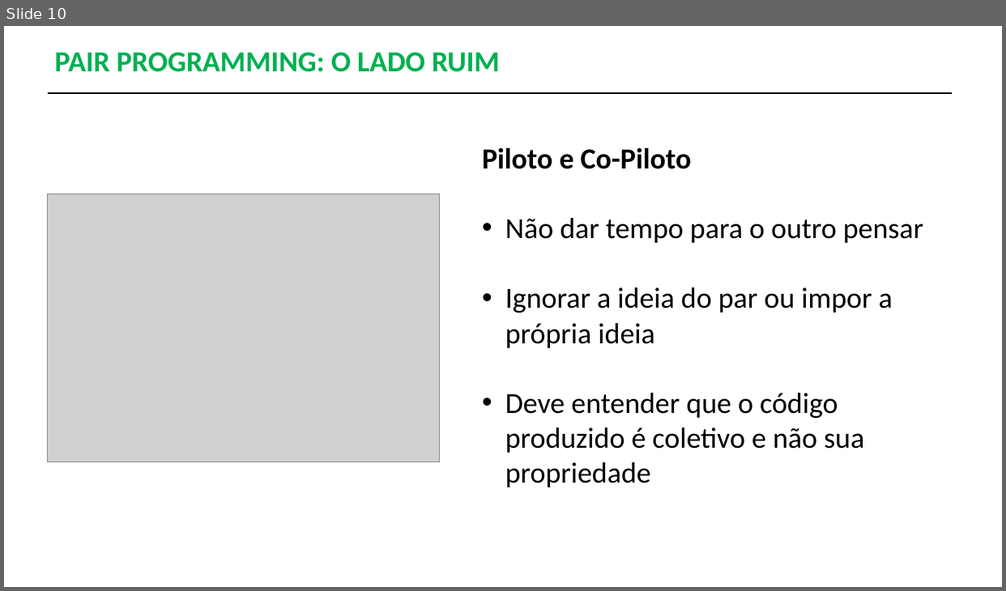
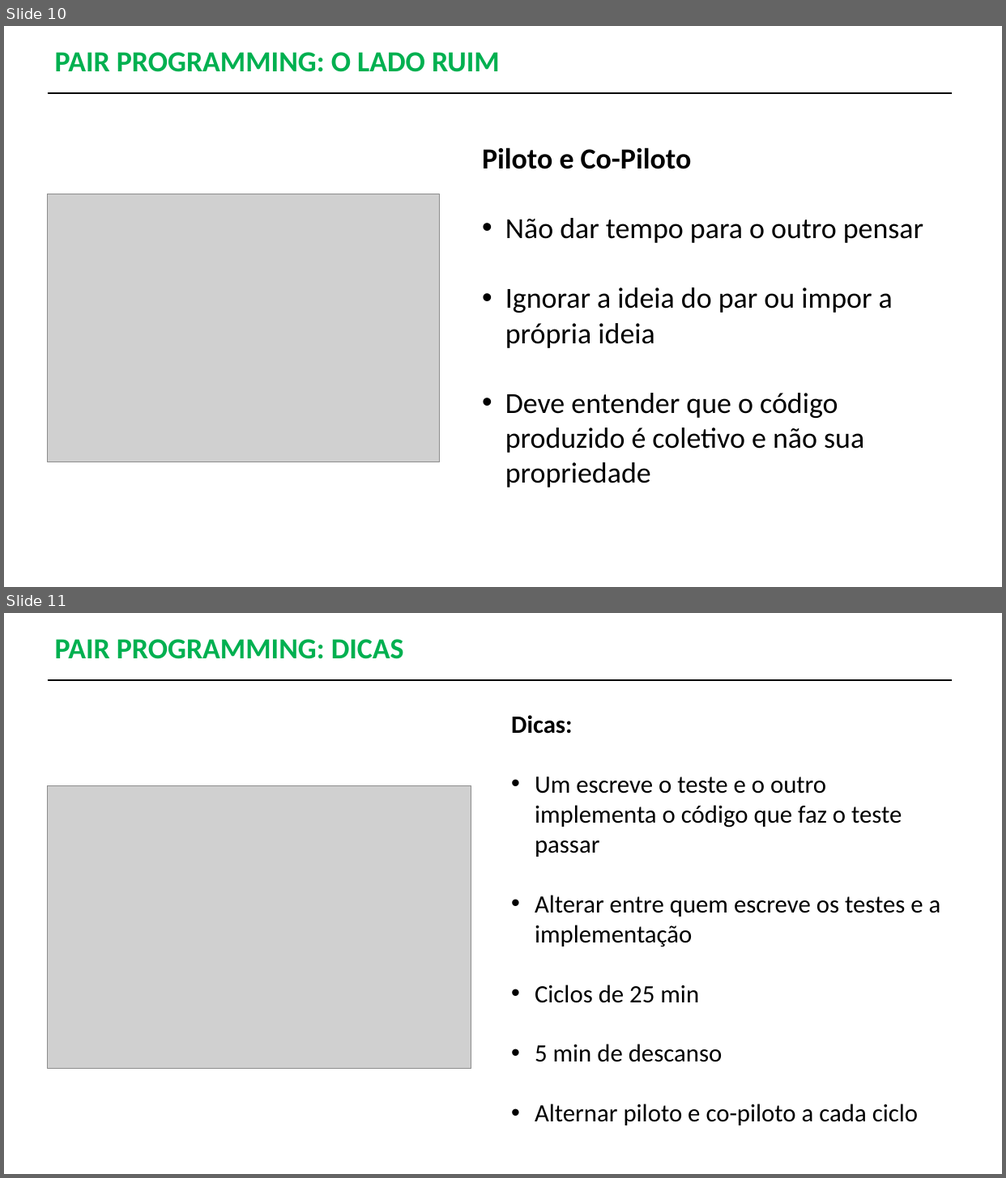
Before and after one commit to ricardohtakuno/Pair-Programming, a slide deck: Apresentação-PairProgramming.pptx. Shown one above the other, each under a label of ours: slide 10 before the commit, slides 10 and 11 after it. The pictures are 1006x591 and 1006x1178 pixels, drawn with LibreOffice and Linux fonts; fonts in the diff are those of the drawing; grey boxes stand for pictures. Boxes give left, top, right and bottom in pixels: in the first picture for what was removed or moved away, otherwise in the second. Text is boxed around its words. In the diff, an @@ line names an element or a change of style, - is before the commit and + after.

```diff
--- a/Apresentação-PairProgramming.pptx
+++ b/Apresentação-PairProgramming.pptx
@@ slide 11 added at (x1=4, y1=613, x2=1002, y2=1174), background #FFFFFF @@
@@ text added at (x1=55, y1=639, x2=404, y2=659), 28 pt, text #00B050, bold @@
+PAIR PROGRAMMING: DICAS
@@ line added from (48, 680) to (952, 680), #000000 1.5 pt @@
@@ text added at (x1=511, y1=715, x2=941, y2=1126), 24 pt, text #000000 @@
+Dicas:
+• Um escreve o teste e o outro implementa o código que faz o teste passar
+• Alterar entre quem escreve os testes e a implementação
+• Ciclos de 25 min
+• 5 min de descanso
+• Alternar piloto e co-piloto a cada ciclo
@@ picture added at (x1=48, y1=786, x2=471, y2=1069) @@
```
Also in this commit, not shown: 1 other slide added, 1 slide removed.
